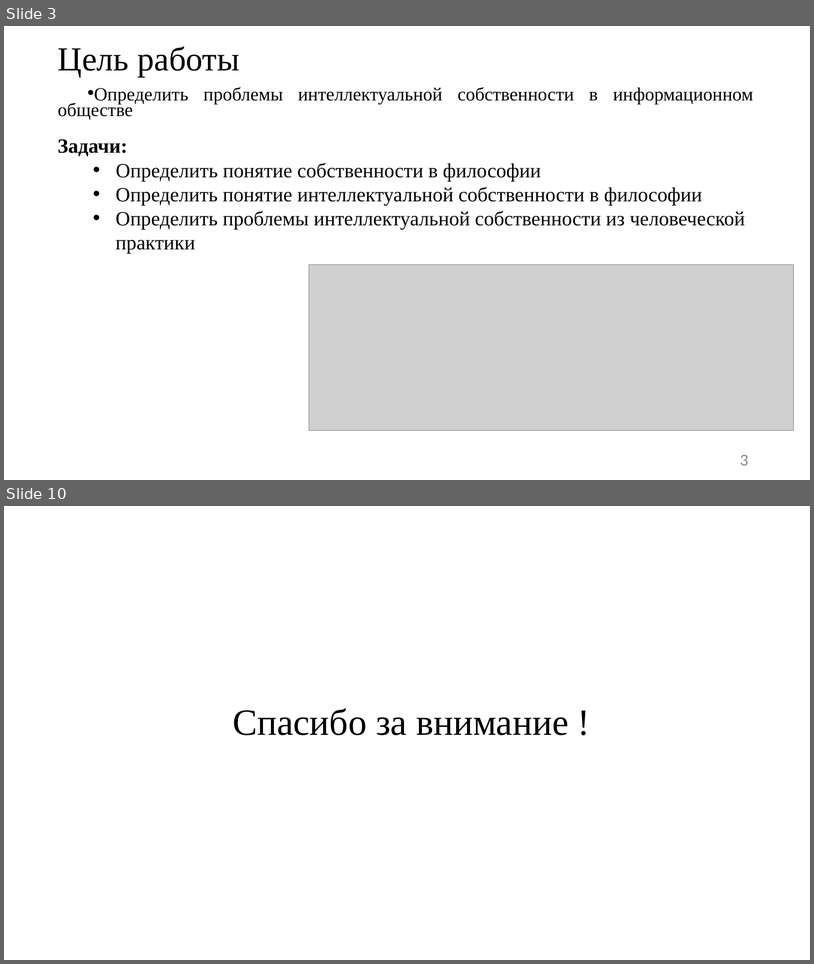
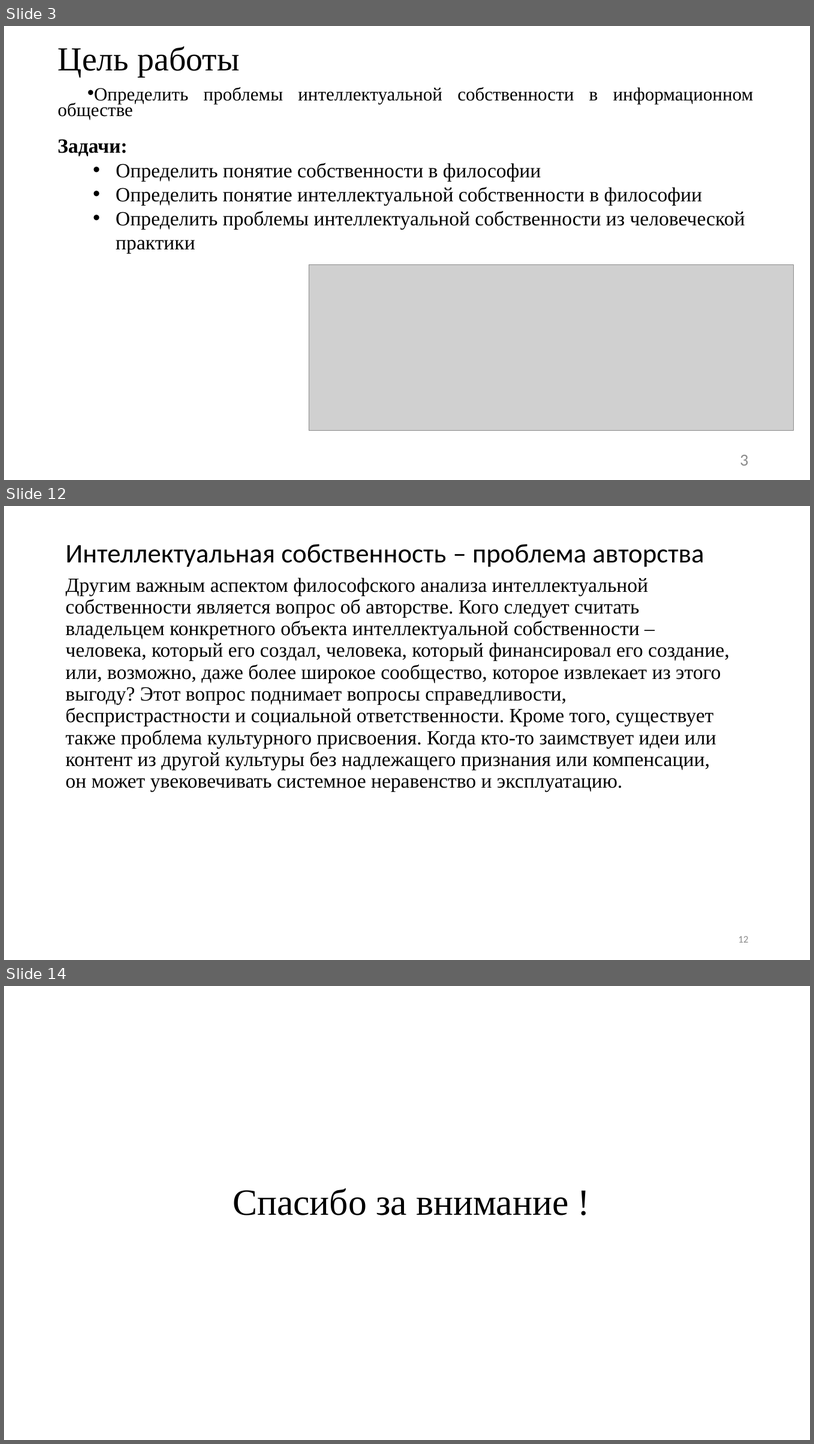
Before and after one commit to JacKira/UpLift_CandidateDegree, a slide deck: Философия/Выступление/Презентация Фейзуллин М8О-104А-23.pptx. Shown one above the other, each under a label of ours: slides 3 and 10 before the commit, slides 3, 12 and 14 after it; the slides between them are not shown. The pictures are 814x964 and 814x1444 pixels, drawn with LibreOffice and Linux fonts; fonts in the diff are those of the drawing; grey boxes stand for pictures. Boxes give left, top, right and bottom in pixels: in the first picture for what was removed or moved away, otherwise in the second. Text is boxed around its words. In the diff, an @@ line names an element or a change of style, - is before the commit and + after.

```diff
--- a/Философия/Выступление/Презентация Фейзуллин М8О-104А-23.pptx
+++ b/Философия/Выступление/Презентация Фейзуллин М8О-104А-23.pptx
@@ slide 12 added at (x1=4, y1=506, x2=810, y2=960), background #FFFFFF @@
@@ title added at (x1=66, y1=544, x2=704, y2=567), 32 pt, text #000000 @@
+Интеллектуальная собственность – проблема авторства
@@ text added at (x1=66, y1=577, x2=730, y2=792), 24 pt, text #000000 @@
+Другим важным аспектом философского анализа интеллектуальной собственности является вопрос об авторстве. Кого следует считать владельцем конкретного объекта интеллектуальной собственности – человека, который его создал, человека, который финансировал его создание, или, возможно, даже более широкое сообщество, которое извлекает из этого выгоду? Этот вопрос поднимает вопросы справедливости, беспристрастности и социальной ответственности. Кроме того, существует также проблема культурного присвоения. Когда кто-то заимствует идеи или контент из другой культуры без надлежащего признания или компенсации, он может увековечивать системное неравенство и эксплуатацию.
@@ page number added at (x1=738, y1=936, x2=749, y2=942), 12 pt, text #8C8C8C @@
+12
@@ what was slide 10 is now slide 14 @@
```
Also in this commit, not shown: 5 slides changed, 4 other slides added, 1 slide removed.
